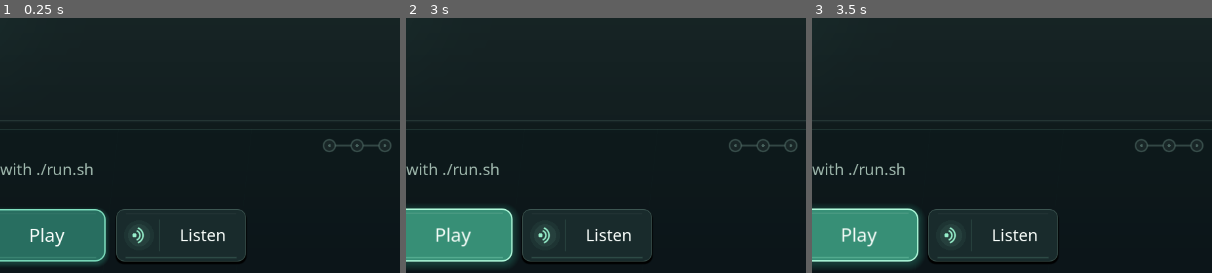
Above: before the commit, frames 1-3 (left to right).
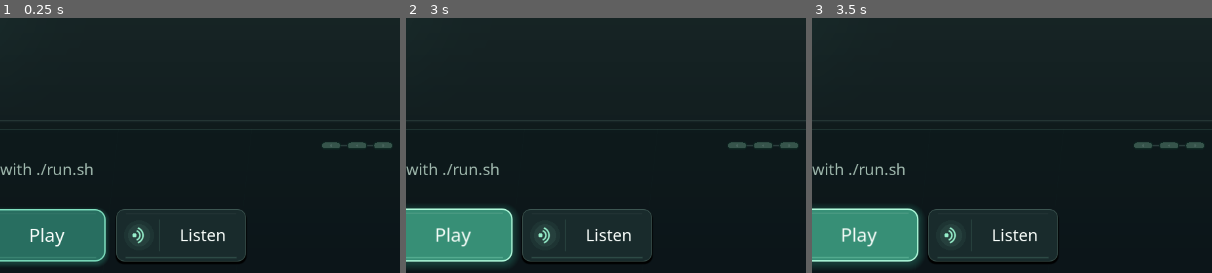
Above: after the commit, the same moments.

Repository: tpepels/piano_teacher
Game: Godot game, scene res://main.tscn
Same seed, same stepped clock (60 frames per second), same inputs: the game is played once before the commit and once after it.
Inputs:
- Up to frame 1 (0.25 s): no input
- Up to frame 2 (3 s): click "Retry" at 0.5 s; click "Retry" at 1.25 s; click "Retry" at 2 s; click "Play" at 2.75 s
- Up to frame 3 (3.5 s): no input
The pictures show only the part of the screen within x 47-97%, y 50-100%; the shares and areas given below are measured in that part.

The runs differ from the first frame. In frame 1, 0.3% of the frame differs, in the area x 80-98%, y 47-53%; in frame 2, 0.3%; in frame 3, 0.3%.

Commit message:
Make three-clean-run indicator a readable luminous progress instrument

Diff:
--- a/godot/game_streak.gd
+++ b/godot/game_streak.gd
@@ -41,38 +41,57 @@
             unlock_wave = -1.0
         queue_redraw()
 
+func _pill(center: Vector2, width: float, height: float, tone: Color) -> void:
+    var radius: float = height * .5
+    draw_rect(Rect2(center.x - width * .5 + radius, center.y - radius,
+        maxf(0.0, width - 2.0 * radius), height), tone)
+    draw_circle(center + Vector2(-width * .5 + radius, 0), radius, tone)
+    draw_circle(center + Vector2(width * .5 - radius, 0), radius, tone)
+
 func _draw() -> void:
-    var w := size.x
-    var mid := size.y * .5
-    var spacing := minf(45.0, (w - 28) / 3.0)
-    var start := (w - spacing * 2.0) * .5
-    var tone := BAD if state == "retry" else ON
-    draw_line(Vector2(start, mid), Vector2(start + spacing*2, mid),
-        Color(OFF, .55), 3, true)
+    # Three luminous musical milestones, not a small checkbox widget.
+    # The real backend streak remains the only source of filled segments.
+    var w: float = size.x
+    if w < 58.0 or size.y < 20.0:
+        return
+    var mid: float = size.y * .5
+    var span: float = minf(45.0, (w - 36.0) / 3.0)
+    var first: float = (w - span * 2.0) * .5
+    var segment_width: float = minf(33.0, span - 9.0)
+    var filled_tone: Color = BAD if state == "retry" else ON
+    var dim_tone := Color("#36544B")
+
+    draw_line(Vector2(first, mid), Vector2(first + span * 2.0, mid),
+        Color(OFF, .43), 2.0, true)
     if unlock_wave >= 0.0:
-        var wave_x: float = lerpf(start, start + spacing * 2.0, unlock_wave)
-        draw_line(Vector2(start, mid), Vector2(wave_x, mid),
-            Color(ON, .86), 3.0, true)
-        draw_circle(Vector2(wave_x, mid), 13.0, Color(ON, .19))
-        draw_circle(Vector2(wave_x, mid), 4.5, Color(ON, .94))
+        var wave_x: float = lerpf(first - 14.0, first + span * 2.0 + 14.0, unlock_wave)
+        draw_line(Vector2(first, mid), Vector2(wave_x, mid),
+            Color(ON, .68), 3.2, true)
+        draw_circle(Vector2(wave_x, mid), 12.0, Color(ON, .11))
+        draw_circle(Vector2(wave_x, mid), 3.1, Color(ON, .92))
     for i in range(3):
-        var pos := Vector2(start + spacing * i, mid)
-        var filled := i < value and state != "preview"
-        var glow := filled and state == "success"
-        if glow:
-            draw_circle(pos, 13 + reveal * 3, Color(ON, .09 + reveal * .16))
-            if reveal > 0.05:
-                for ray in range(8):
-                    var angle := TAU * float(ray) / 8.0
+        var p := Vector2(first + span * float(i), mid)
+        var filled: bool = i < value and state != "preview"
+        var flash: float = reveal if filled and state == "success" else 0.0
+        if filled:
+            _pill(p, segment_width + 13.0 + flash * 5.0,
+                23.0 + flash * 5.0, Color(filled_tone, .045 + flash * .15))
+            _pill(p, segment_width + 5.0, 17.0,
+                Color(filled_tone, .09 + flash * .15))
+        _pill(p, segment_width, 12.0, Color("#0D2521"))
+        _pill(p, segment_width - 3.0, 9.0,
+            Color(filled_tone, .90) if filled else dim_tone)
+        if filled:
+            draw_line(p + Vector2(-segment_width * .3, -1.8),
+                p + Vector2(segment_width * .3, -1.8),
+                Color("#E6FFF3", .44 + flash * .45), 1.2, true)
+            if flash > .025:
+                for ray in range(6):
+                    var angle: float = TAU * float(ray) / 6.0
                     var outward := Vector2(cos(angle), sin(angle))
-                    draw_line(pos + outward * 12.0,
-                        pos + outward * (13.0 + reveal * 8.0),
-                        Color(ON, reveal * 0.7), 1.5, true)
-        draw_circle(pos, 9, Color("#182526"))
-        draw_arc(pos, 9, 0, TAU, 28, Color(tone if filled else OFF, .9 if filled else .6), 2, true)
-        if filled:
-            draw_circle(pos, 4.6, tone)
-        elif state == "retry":
-            draw_circle(pos, 2.3, Color(BAD, .52))
+                    var start: Vector2 = p + outward * (13.0 + flash * 2.0)
+                    draw_line(start, start + outward * flash * 9.0,
+                        Color(filled_tone, flash * .64), 1.35, true)
         else:
-            draw_circle(pos, 2.2, Color(OFF, .85))
+            # An unlit core remains clearly visible on dark backgrounds.
+            draw_circle(p, 1.7, Color(OFF, .65))
